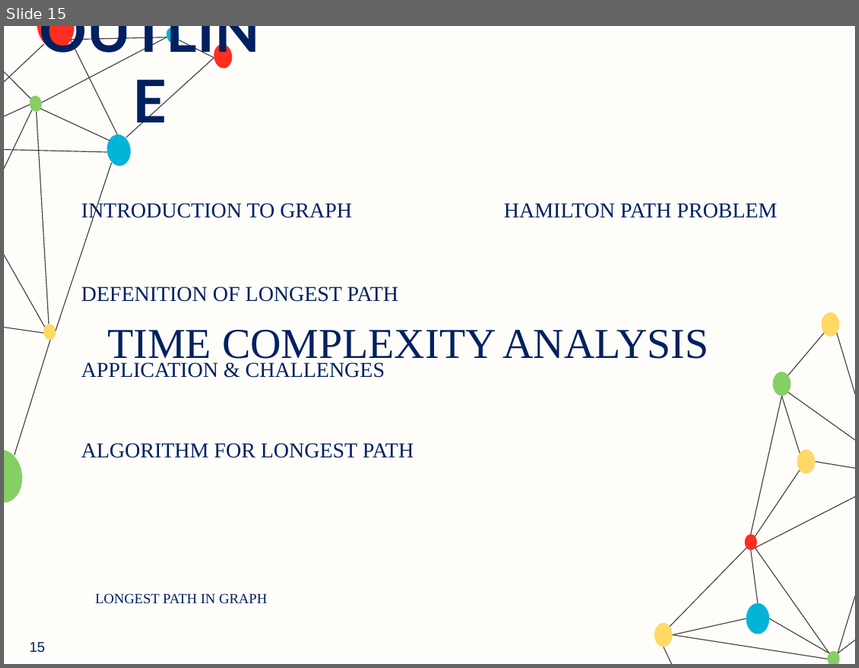
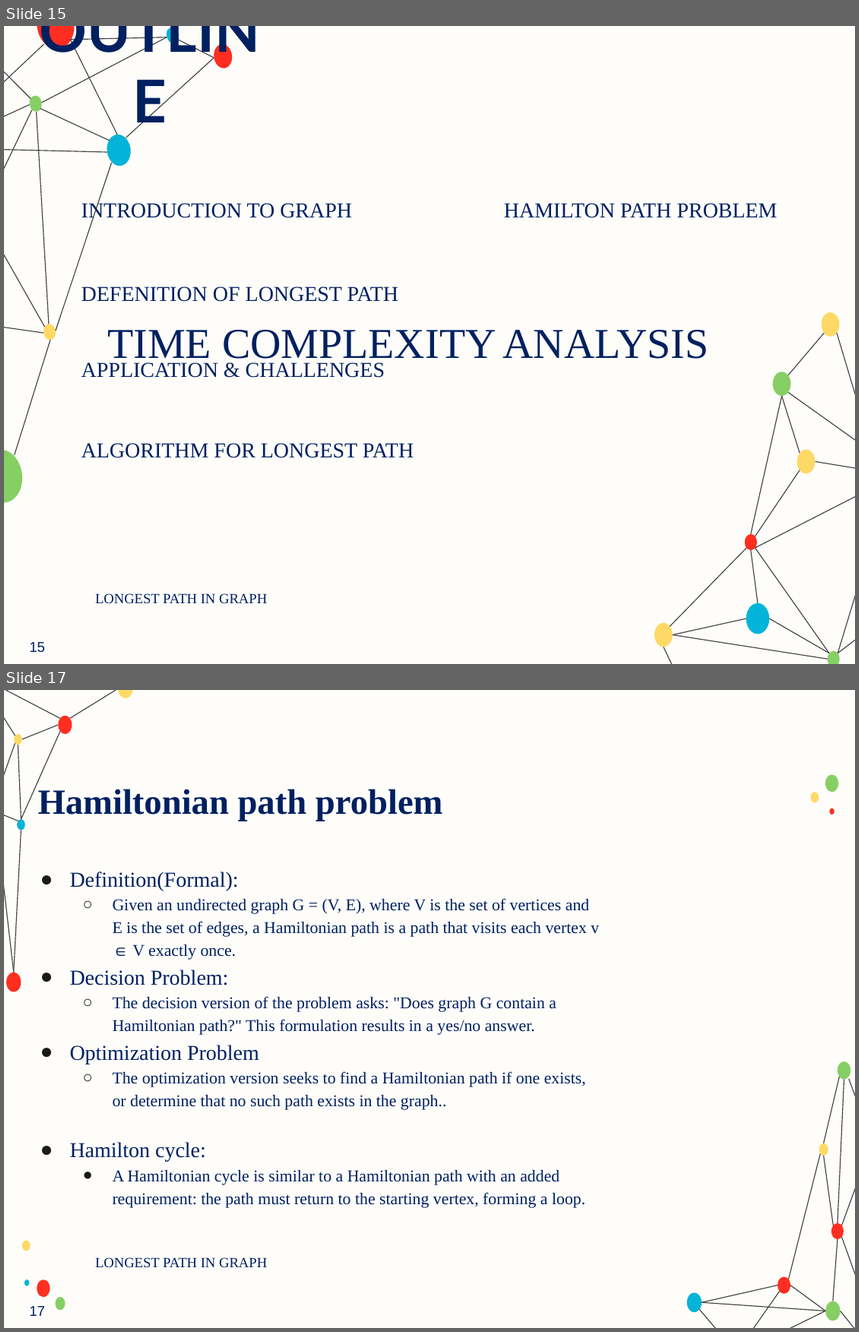
Before and after one commit to ParsaMohammadpour/advanced-algorithm-assignments, a slide deck: presentation/Longest_Path_Problem_in_Graphs.pptx. Shown one above the other, each under a label of ours: slide 15 before the commit, slides 15 and 17 after it; the slides between them are not shown. The pictures are 859x668 and 859x1332 pixels, drawn with LibreOffice and Linux fonts; fonts in the diff are those of the drawing; background and template pictures are left out. Boxes give left, top, right and bottom in pixels: in the first picture for what was removed or moved away, otherwise in the second. Text is boxed around its words. In the diff, an @@ line names an element or a change of style, - is before the commit and + after.

```diff
--- a/presentation/Longest_Path_Problem_in_Graphs.pptx
+++ b/presentation/Longest_Path_Problem_in_Graphs.pptx
@@ slide 17 added at box(4, 690, 855, 1328), background #FEFDFA @@
@@ line added from (22, 739) to (59, 725), #434343 0.75 pt @@
@@ title added at box(38, 789, 443, 821), 30 pt, text #002060, bold @@
+Hamiltonian path problem
@@ group added at box(22, 774, 838, 1310): 7 ellipses @@
@@ text added at box(70, 872, 599, 1208), 14 pt, text #002060 @@
+● Definition(Formal):
+  ○ Given an undirected graph G = (V, E), where V is the set of vertices and E is the set of edges, a Hamiltonian path is a path that visits each vertex v ∈ V exactly once.
+● Decision Problem:
+  ○ The decision version of the problem asks: "Does graph G contain a Hamiltonian path?" This formulation results in a yes/no answer.
+● Optimization Problem
+  ○ The optimization version seeks to find a Hamiltonian path if one exists, or determine that no such path exists in the graph..
+● Hamilton cycle:
+  ● A Hamiltonian cycle is similar to a Hamiltonian path with an added requirement: the path must return to the starting vertex, forming a loop.
@@ text added at box(95, 1258, 267, 1268), 12 pt, text #002060 @@
+LONGEST PATH IN GRAPH
@@ group added at box(4, 690, 855, 1328): 24 lines, 11 ellipses @@
@@ page number added at box(29, 1306, 45, 1316), 12 pt, text #002060 @@
+17
```
Also in this commit, not shown: 17 other slides added.
